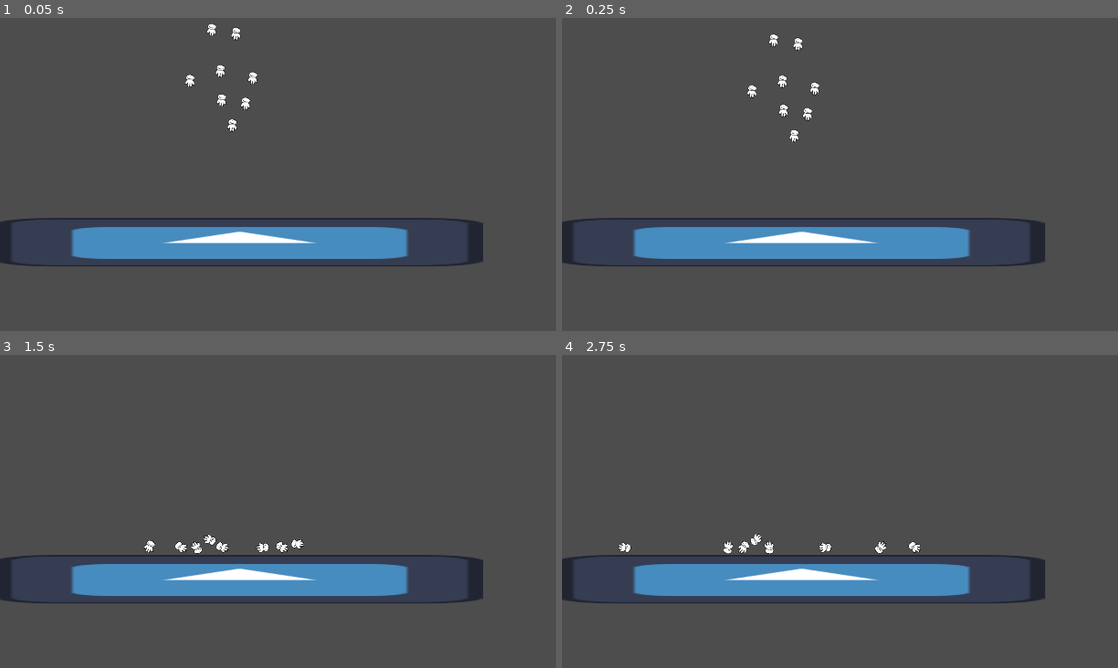
Above: before the commit, frames 1-4 (two rows, left to right).
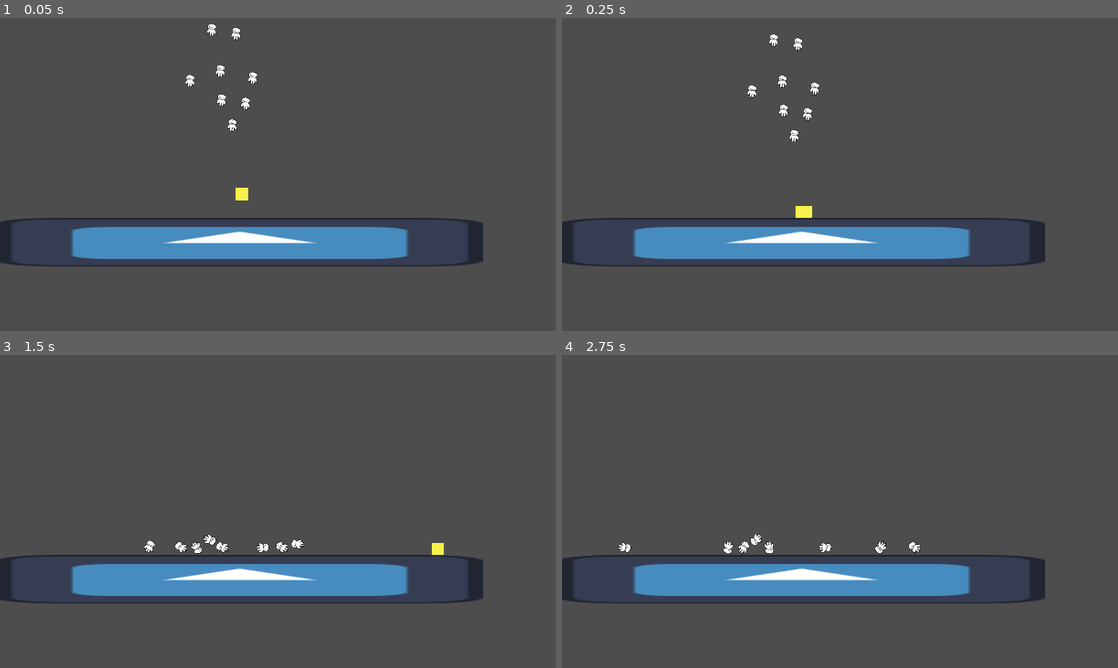
Above: after the commit, the same moments.

Repository: ValorZard/RainyPlatformer
Game: Godot game, scene res://Scenes/testPhysics.tscn
Same seed, same stepped clock (60 frames per second), same inputs: the game is played once before the commit and once after it. This scene is started directly instead of the project's main scene. The engine's default icon, where the game draws it, is replaced by a stand-in: a white triangle on a blue panel in a dark square.
Inputs:
- Up to frame 1 (0.05 s): no input
- Up to frame 2 (0.25 s): no input
- Up to frame 3 (1.5 s): hold Right (ui_right) from 0.53 s (still down); tap Space (jump) at 0.77 s
- Up to frame 4 (2.75 s): tap Space (jump) at 1.52 s; release Right (ui_right) at 2.03 s; hold Left (ui_left) from 2.03 s (still down)

The runs differ from the first frame. In frame 1, less than 0.1% of the frame differs, in the area x 42-45%, y 54-59%; in frame 2, 0.1%, in the area x 41-45%, y 60-64%; in frame 3, less than 0.1%; in frame 4, nothing differs.

Commit message:
added physics kinda

Diff:
--- a/Actors/person.tscn
+++ b/Actors/person.tscn
@@ -6,6 +6,7 @@
 radius = 20.0
 
 [node name="Person" type="RigidBody2D"]
+collision_mask = 3
 
 [node name="Sprite2D" type="Sprite2D" parent="."]
 texture = ExtResource("1_8pnwv")
--- a/Platforms/TestPlatform.tscn
+++ b/Platforms/TestPlatform.tscn
@@ -6,6 +6,7 @@
 size = Vector2(128, 128)
 
 [node name="TestPlatform" type="StaticBody2D"]
+collision_layer = 2
 
 [node name="CollisionShape2D" type="CollisionShape2D" parent="."]
 shape = SubResource("RectangleShape2D_xwtw7")
--- a/Scenes/testPhysics.tscn
+++ b/Scenes/testPhysics.tscn
@@ -1,7 +1,8 @@
-[gd_scene load_steps=3 format=3 uid="uid://ct4wjes67om1"]
+[gd_scene load_steps=4 format=3 uid="uid://ct4wjes67om1"]
 
 [ext_resource type="PackedScene" uid="uid://di7p6wgg3v4fj" path="res://Platforms/TestPlatform.tscn" id="1_5885n"]
 [ext_resource type="PackedScene" uid="uid://cfpv8m0lwxvea" path="res://Actors/person.tscn" id="2_tqh3s"]
+[ext_resource type="PackedScene" uid="uid://cvboky6pqlyk0" path="res://Player/Player.tscn" id="4_2o081"]
 
 [node name="TestScene" type="Node2D"]
 
@@ -32,3 +33,6 @@
 
 [node name="Person8" parent="." instance=ExtResource("2_tqh3s")]
 position = Vector2(556, 122)
+
+[node name="Player" parent="." instance=ExtResource("4_2o081")]
+position = Vector2(636, 548)
